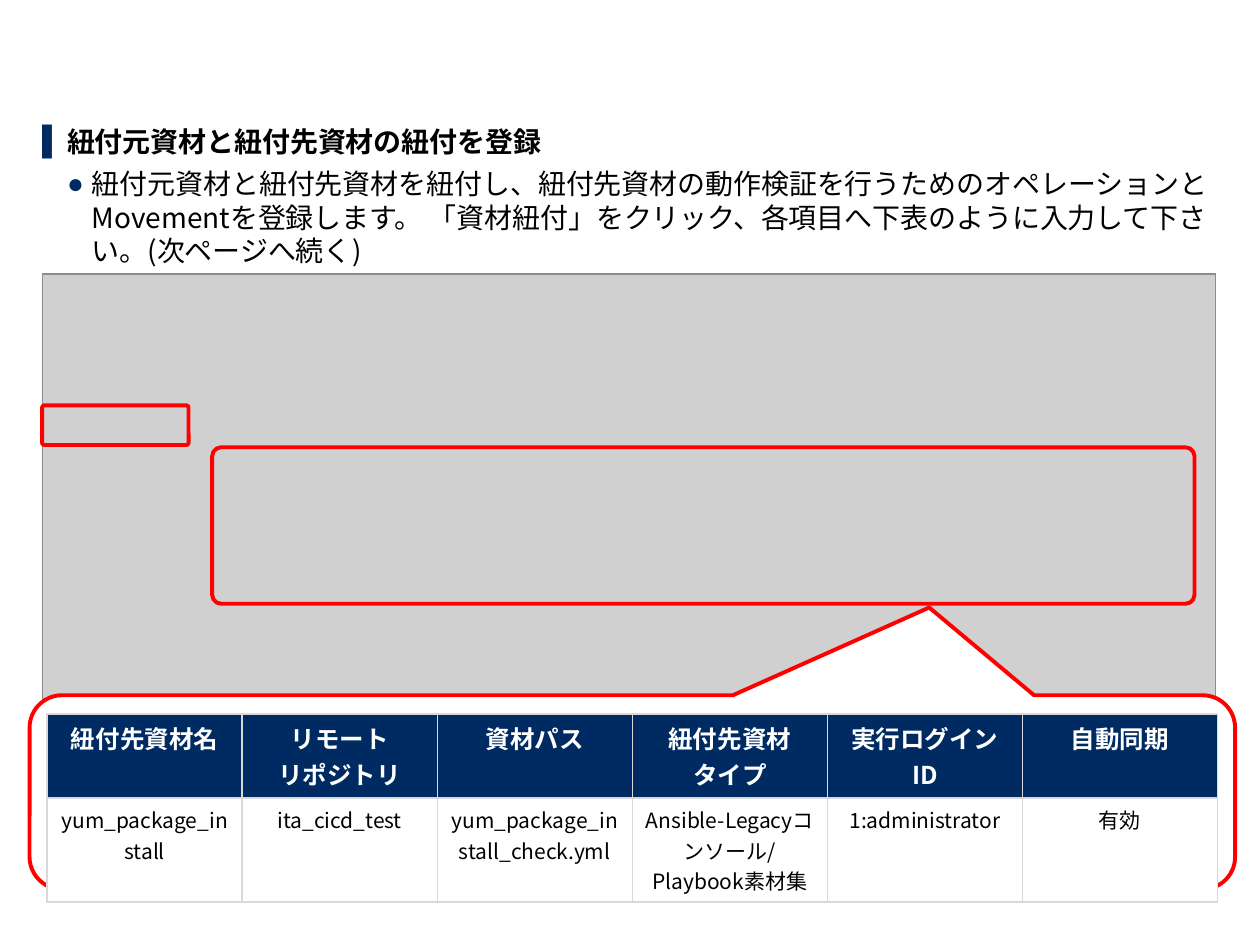
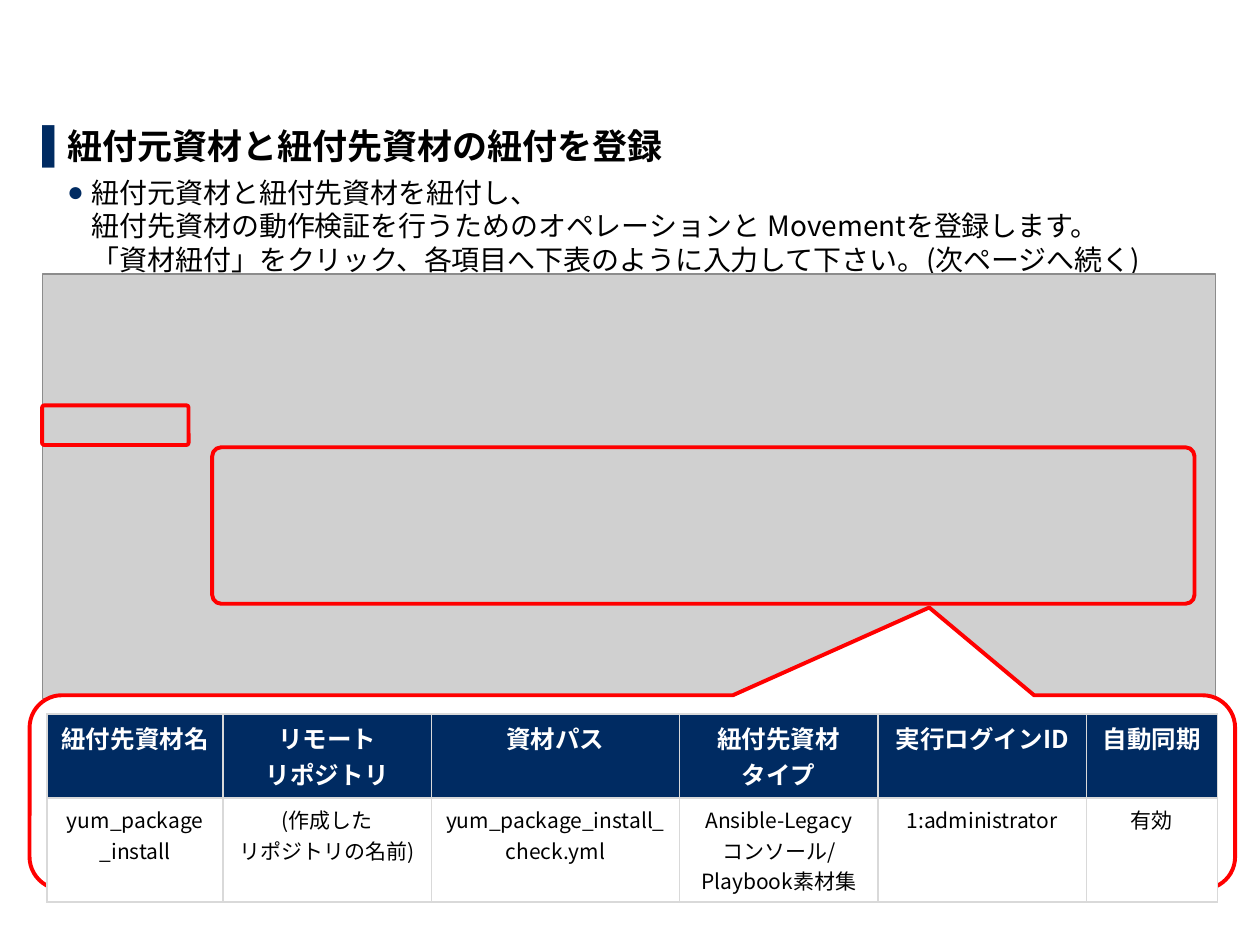
Before and after one commit to exastro-suite/it-automation-docs, a slide deck: slide 13 of asset/Learn_ja/ITA-CICD_for_IaC_practice_ja.pptx. Drawn at 1260x945 pixels with LibreOffice and Linux fonts; fonts in the diff are those of the drawing; grey boxes stand for pictures; background and template pictures are left out. Boxes give left, top, right and bottom in pixels: in the first picture for what was removed or moved away, otherwise in the second. Text is boxed around its words. In the diff, an @@ line names an element or a change of style, - is before the commit and + after.

Commit message:
Modify CICD learn docs.

```diff
--- a/asset/Learn_ja/ITA-CICD_for_IaC_practice_ja.pptx
+++ b/asset/Learn_ja/ITA-CICD_for_IaC_practice_ja.pptx
@@ text at <box>67,129,663,163</box>: size 16 to 20 pt in "紐付元資材と紐付先資材の紐付を登録" @@
@@ text at <box>92,179,1140,278</box>: spaces changed @@
-  ● 紐付元資材と紐付先資材を紐付し、紐付先資材の動作検証を行うためのオペレーションと Movementを登録します。 「資材紐付」をクリック、各項目へ下表のように入力して下さい。(次ページへ続く)
+  ● 紐付元資材と紐付先資材を紐付し、
+    紐付先資材の動作検証を行うためのオペレーションと Movementを登録します。
+    「資材紐付」をクリック、各項目へ下表のように入力して下さい。(次ページへ続く)
@@ table at <box>47,714,1217,898</box> @@
-row 2: yum_package_install | ita_cicd_test | yum_package_install_check.yml | Ansible-Legacyコンソール/Playbook素材集 | 1:administrator | 有効
+row 2: yum_package _install | (作成した / リポジトリの名前) | yum_package_install_check.yml | Ansible-Legacy / コンソール/Playbook素材集 | 1:administrator | 有効
```
Also in this commit, not shown: 16 other slides changed, 3 other files.
